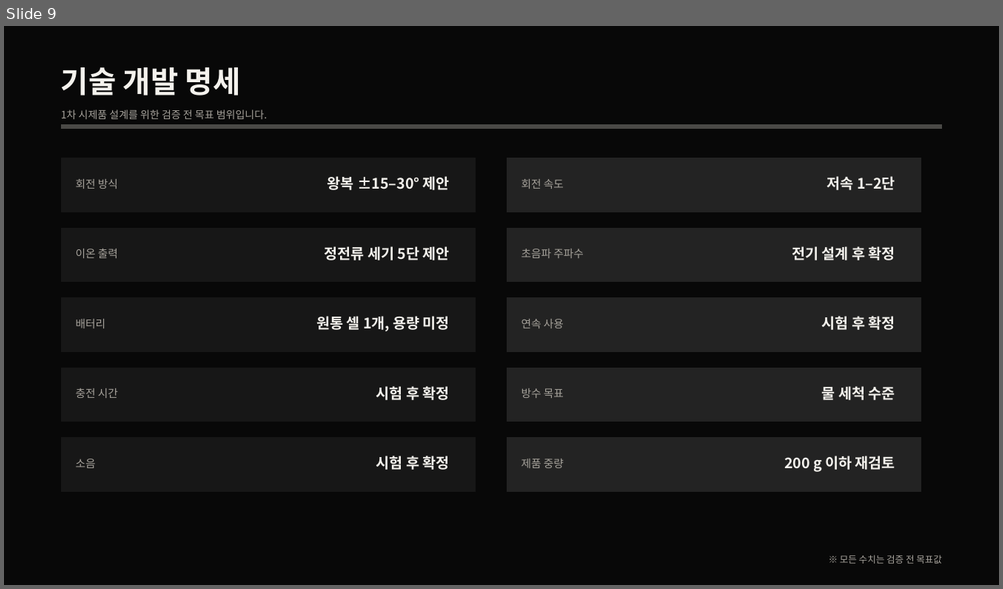
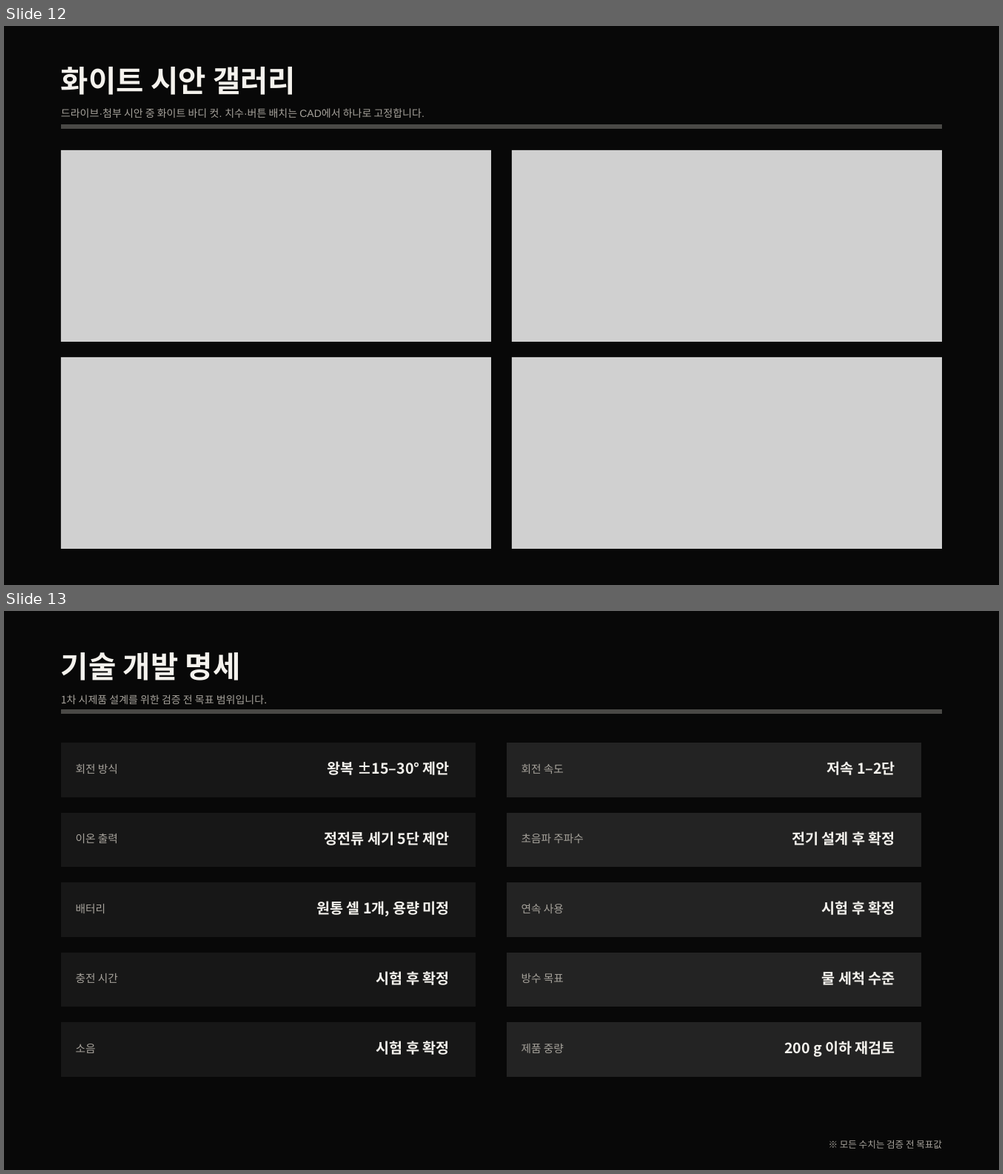
Before and after one commit to nyuwave1-pixel/robot-platform, a slide deck: deliverables/DERMA_HOME_개발업데이트_화이트.pptx. Shown one above the other, each under a label of ours: slide 9 before the commit, slides 12 and 13 after it. The pictures are 1003x589 and 1003x1174 pixels, drawn with LibreOffice and Linux fonts; fonts in the diff are those of the drawing; grey boxes stand for pictures. Boxes give left, top, right and bottom in pixels: in the first picture for what was removed or moved away, otherwise in the second. Text is boxed around its words. In the diff, an @@ line names an element or a change of style, - is before the commit and + after.

```diff
--- a/deliverables/DERMA_HOME_개발업데이트_화이트.pptx
+++ b/deliverables/DERMA_HOME_개발업데이트_화이트.pptx
@@ slide 12 added at (x1=4, y1=26, x2=999, y2=585), background #080808 @@
@@ text added at (x1=61, y1=67, x2=296, y2=95), 43.5 pt, text #F4F2ED, bold @@
+화이트 시안 갤러리
@@ text added at (x1=61, y1=108, x2=424, y2=118), 15 pt, text #A6A29B @@
+드라이브·첨부 시안 중 화이트 바디 컷. 치수·버튼 배치는 CAD에서 하나로 고정합니다.
@@ freeform shape added at (x1=61, y1=124, x2=942, y2=128), fill #4A4946 @@
@@ picture added at (x1=61, y1=150, x2=492, y2=342) @@
@@ picture added at (x1=512, y1=150, x2=942, y2=342) @@
@@ picture added at (x1=61, y1=358, x2=492, y2=549) @@
@@ picture added at (x1=512, y1=358, x2=942, y2=549) @@
@@ what was slide 9 is now slide 13 @@
```
Also in this commit, not shown: 3 other slides added, 1 other file.
